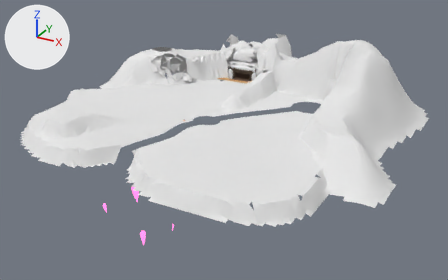
What one commit did to the FBX model assets/world/world-finish/world-finish-den.fbx.
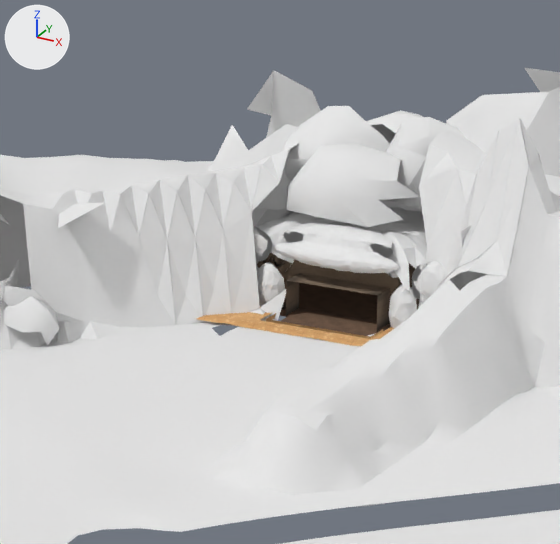
Each version is shown whole from a 50 mm lens placed at (213.0, -331.0, 158.0), pointed at (13.0, 32.0, -24.0), then close up on the part from 41% to 63% of the width and 8% to 42% of the height. Every picture has the same lights, and +X, +Y and +Z are marked at upper left. The older version's two pictures come first. Vertices at exactly the same position are counted once.

Names of what the first close-up shows: 'W7_CD_Ground__grass', 'W7_CD_Ground__ground', 'W7_CD_Region__cliff_rock', 'W7_CD_Region__grass', 'W7_F_DenApron__dirt_path', 'W7_F_DenLid__cliff_rock', 'W7_F_DenMouth__cliff_rock', 'W7_F_DenSkin__cliff_rock', 'W7_F_Den__floor', 'W7_F_Den__shellEast', 'W7_F_OverLandmarks__cliff_rock_1916', 'W7_F_OverRocks__cliff_rock_1916', 'W7_F_OverRocks__cliff_rock_2016' and 2 more.
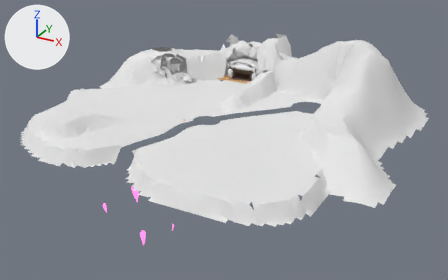
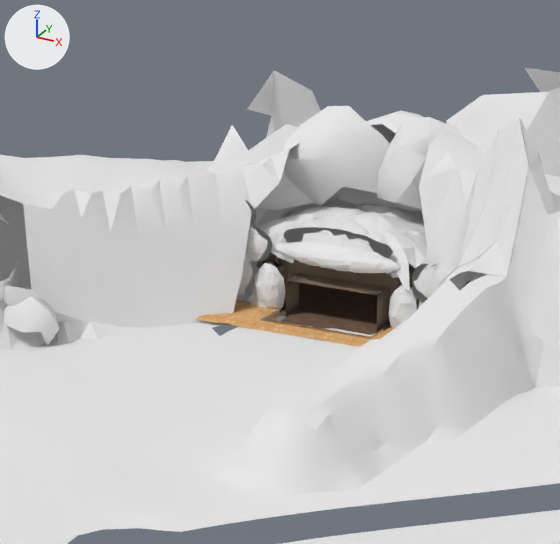
Changed parts and their boxes (x1, y1, x2, y2) in the close-ups (560 x 544 px):
'W7_F_DenSkin__cliff_rock', reshaped: before (121, 119, 541, 325); after (418, 119, 541, 308)
'W7_F_OverLandmarks__cliff_rock_1916', reshaped (17% shorter): before (283, 106, 429, 227); after (283, 106, 429, 206)
'W7_F_DenMouth__cliff_rock', reshaped (8% wider, 22% taller): before (253, 223, 454, 328); after (236, 200, 454, 328)
part 1 of me_w7_f_denskin__cliff_rock, deleted: before (121, 149, 289, 325)
part 2 of me_landmarks__grass_001, deleted: before (58, 202, 106, 228)
part 4 of me_landmarks__cliff_rock_001, deleted: before (287, 143, 420, 227)
part 5 of me_terrain_ground__ground_002, deleted: before (250, 221, 285, 321)

Diff of the bpy script that builds the scene:
```diff
--- a/assets/world/world-finish/world-finish-den.fbx.py
+++ b/assets/world/world-finish/world-finish-den.fbx.py
@@ me_landmarks__grass_001 @@
-me_landmarks__grass_001.from_pydata(...)  # 19 vertices, 9 faces; spans x -37.9..-5.0, y -26.1..-3.9, z -8.3..8.3
+me_landmarks__grass_001.from_pydata(...)  # 16 vertices, 8 faces; spans x -37.9..-17.5, y -26.1..-11.0, z -8.3..8.3
+# me_landmarks__grass_001 part 2: the loose piece of 3 vertices spanning x -12.1..-5.0, y -11.8..-3.9, z 1.5..3.7 is deleted
 me_landmarks__grass_001.materials.append(mat_w1_grass)
@@ me_w7_f_denmouth__cliff_rock @@
-me_w7_f_denmouth__cliff_rock.from_pydata(...)  # 1197 vertices, 2316 faces; spans x -30.8..10.7, y 96.5..103.5, z -1.3..14.1
+me_w7_f_denmouth__cliff_rock.from_pydata(...)  # 1198 vertices, 2335 faces; spans x -34.9..10.7, y 96.5..105.0, z -1.2..17.0
+# me_w7_f_denmouth__cliff_rock part 3: 104 vertices moved from x -30.3..9.6, y 97.7..103.5, z -1.3..14.0 to x -30.8..9.5, y 97.5..102.4, z -1.1..14.0; 519 vertices removed from x -30.8..10.5, y 96.5..103.2, z -1.1..14.1; 520 vertices added at x -34.9..10.5, y 96.5..105.0, z -1.0..17.0
 me_w7_f_denmouth__cliff_rock.materials.append(mat_wf_cliff_rock)
@@ me_w7_f_denskin__cliff_rock @@
-me_w7_f_denskin__cliff_rock.from_pydata(...)  # 250 vertices, 84 faces; spans x -36.0..24.1, y 86.9..105.1, z 0.0..34.0
+me_w7_f_denskin__cliff_rock.from_pydata(...)  # 157 vertices, 53 faces; spans x 3.0..24.1, y 87.0..105.1, z 0.0..34.0
+# me_w7_f_denskin__cliff_rock part 1: 31 loose pieces with 93 vertices, spanning x -36.0..-15.0, y 86.9..104.9, z 0.0..23.1, are deleted
 me_w7_f_denskin__cliff_rock.materials.append(mat_wf_cliff_rock)
@@ me_terrain_ground__ground_002 @@
 # verts and faces of me_terrain_ground__ground_002; kept vertices keep their numbers, new ones are numbered from 3312
-me_terrain_ground__ground_002.from_pydata(...)  # 3312 vertices, 5394 faces; spans x -130.0..130.0, y -124.0..124.0, z -28.0..28.0
+me_terrain_ground__ground_002.from_pydata(...)  # 3308 vertices, 5388 faces; spans x -130.0..130.0, y -124.0..124.0, z -28.0..28.0
+# me_terrain_ground__ground_002 part 5
+delete_vertices([951, 1018, 1019, 1086])  # with the faces that use them
 me_terrain_ground__ground_002.materials.append(mat_w1_ground)
@@ me_landmarks__cliff_rock_001 @@
-me_landmarks__cliff_rock_001.from_pydata(...)  # 96 vertices, 147 faces; spans x -11.2..14.3, y -10.4..13.4, z -2.3..12.7
+me_landmarks__cliff_rock_001.from_pydata(...)  # 63 vertices, 98 faces; spans x -11.2..14.1, y -3.2..13.4, z -2.3..12.7
+# me_landmarks__cliff_rock_001 part 4: the loose piece of 33 vertices spanning x -6.6..14.3, y -10.4..4.7, z -0.6..9.6 is deleted
 me_landmarks__cliff_rock_001.materials.append(mat_w1_cliff_rock)
```
